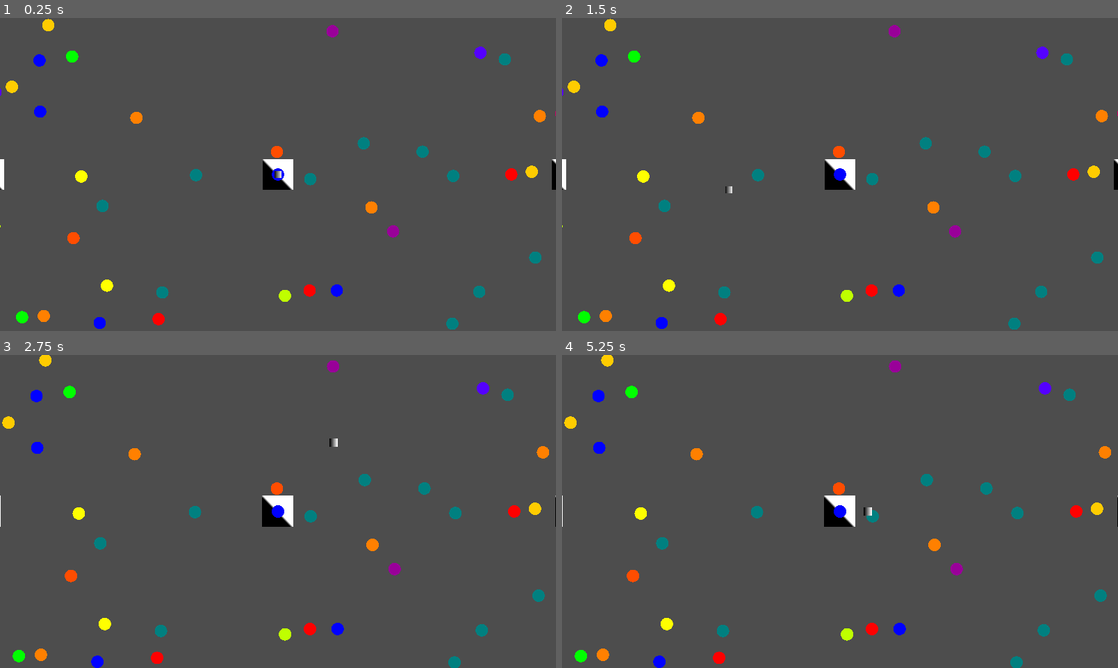
Above: before the commit, frames 1-4 (two rows, left to right).
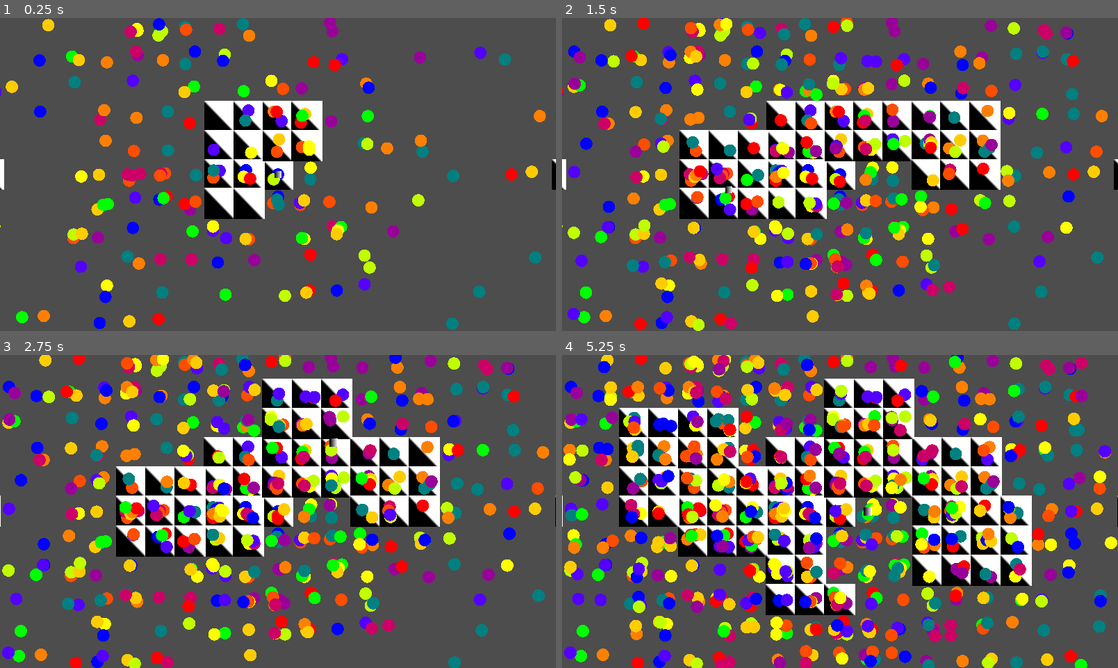
Above: after the commit, the same moments.

Repository: everett-ripley/Colour-Cascade-Game
Game: Godot game, scene res://Scenes/game_scene.tscn
The game is run twice, just before and just after one commit, with the same random seed, the same clock (stepped at 60 frames per second) and the same inputs. The project has no main scene, so this scene is started directly.
Inputs (mouse positions are in pixels of both pictures, inside the frame that each line leads up to):
- Up to frame 1 (0.25 s): no input
- Up to frame 2 (1.5 s): tap Enter at 0.5 s; move the mouse to (962, 158) at 0.52 s; click (962, 158) at 0.6 s; tap Space at 1.25 s; move the mouse to (728, 190) at 1.27 s; right-click (728, 190) at 1.35 s
- Up to frame 3 (2.75 s): tap Enter at 2 s; move the mouse to (333, 442) at 2.02 s; tap Mouse wheel up (ZoomIn) at 2.1 s
- Up to frame 4 (5.25 s): tap Space at 2.75, 4.25 s; move the mouse to (812, 574) at 2.77 s; tap Mouse wheel down (ZoomOut) at 2.85 s; tap Enter at 3.5 s; move the mouse to (1006, 558) at 3.52 s; click (1006, 558) at 3.6 s; move the mouse to (673, 464) at 4.27 s; right-click (673, 464) at 4.35 s; move the mouse to (867, 511) at 5.02 s; tap Mouse wheel up (ZoomIn) at 5.1 s

The runs differ from the first frame. In frame 1, 12% of the frame differs, in the area x 12-77%, y 0-99%; in frame 2, 29%; in frame 3, 33%; in frame 4, 50%, in the area x 0-100%, y 0-100%.

Commit message:
Working on better generation
This version is buggy as hell. But as bad and laggy as it is, it actually looks pretty cool, hence why I'm saving it here.

Diff:
--- a/Scenes/game_scene.gd
+++ b/Scenes/game_scene.gd
@@ -1,12 +1,15 @@
 extends Node2D
 @onready var chunk = preload("res://Scenes/chunk.tscn")
 @onready var camera := $Camera2D
+@onready var mouse := $Mouse
 @export var chunk_unit_size : float = 60.0
 @export var chunk_x_units : int = 10
 @export var chunk_y_units : int = 10
 @export var initial_size : int = 3 #describes both rows and columns
 @export var camera_limit : float = 500.0
 
+const generate_distance : int = 2
+var generated_chunks = {}
 var chunk_height : float
 var chunk_width : float
 
@@ -21,7 +24,7 @@
 
 # Called every frame. 'delta' is the elapsed time since the previous frame.
 func _process(delta):
-	pass
+	generate_new_chunks_from_position(mouse.global_position/chunk_unit_size)
 
 func update_camera_limit(amount:float):
 	camera_limit += amount
@@ -37,10 +40,34 @@
 		for x in initial_size:
 			var pos : Vector2 = Vector2(x * chunk_width,y * chunk_height) + offset
 			add_chunk(pos)
+			register_chunk(x,y)
+	print(generated_chunks)
 
 
-func expand_edges():
+func check_for_chunk(x,y):
+	if x in generated_chunks and y in generated_chunks[x] and generated_chunks[x][y] == true:
+		return true
+	else:
+		return false
+
+func register_chunk(x,y):
+	if x in generated_chunks:
+		generated_chunks[x][y] = true
+	else:
+		generated_chunks[x] = {y : true}
+
+func generate_new_chunk(x,y):
+	if !check_for_chunk(x,y):
+		add_chunk(Vector2(x*chunk_unit_size,y*chunk_unit_size))
+		register_chunk(x,y)
 	pass
+
+func generate_new_chunks_from_position(pos:Vector2):
+	for x in range(generate_distance*2):
+		x += pos.x - generate_distance
+		for y in range(generate_distance*2):
+			y += pos.y - generate_distance
+			generate_new_chunk(x,y)
 
 
 func add_chunk(pos:Vector2):
